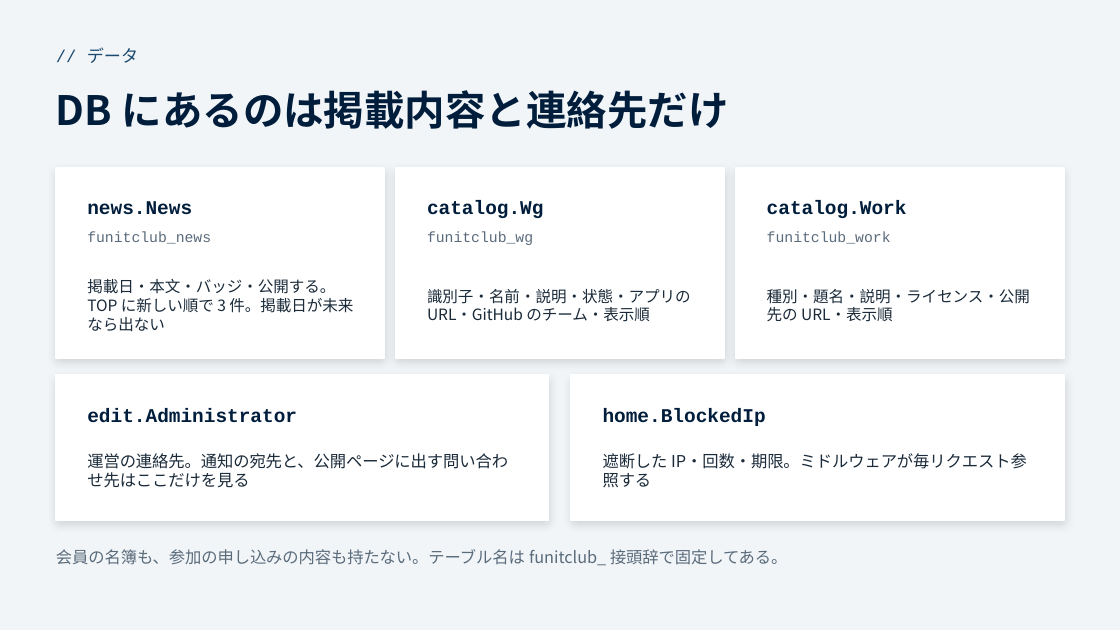
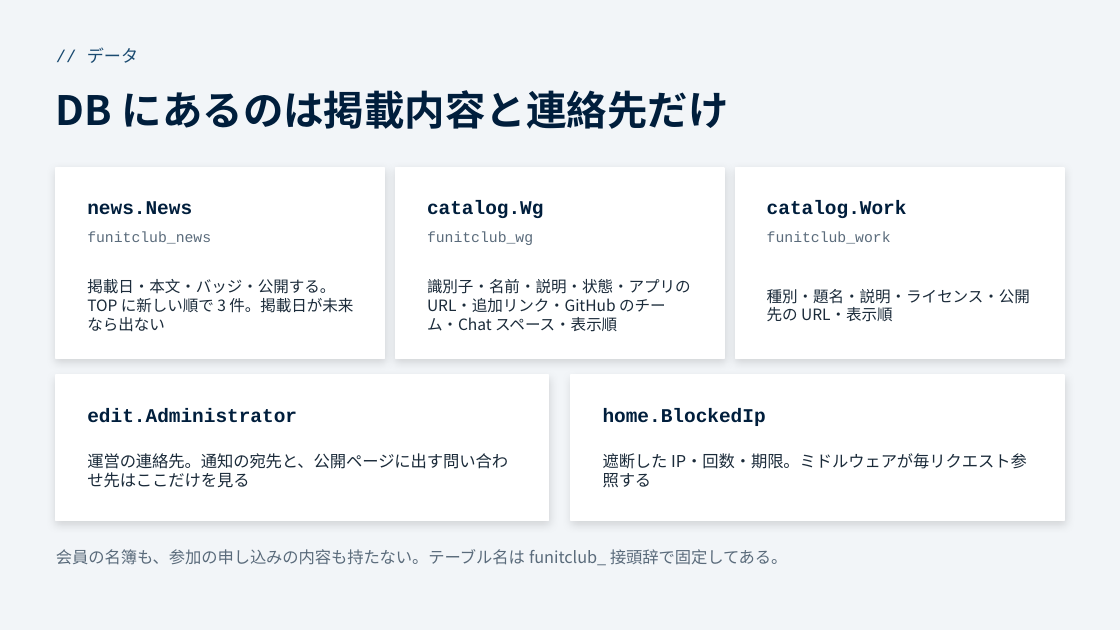
Before and after one commit to funITclub/homepage, a slide deck: slide 5 of static/guide/04_アプリケーション構成.pptx. Drawn at 1120x630 pixels with LibreOffice and Linux fonts; fonts in the diff are those of the drawing. Boxes give left, top, right and bottom in pixels: in the first picture for what was removed or moved away, otherwise in the second. Text is boxed around its words. In the diff, an @@ line names an element or a change of style, - is before the commit and + after.

```diff
--- a/static/guide/04_アプリケーション構成.pptx
+++ b/static/guide/04_アプリケーション構成.pptx
@@ text at [427, 279, 691, 332]: text changed @@
-識別子・名前・説明・状態・アプリの URL・GitHub のチーム・表示順
+識別子・名前・説明・状態・アプリの URL・追加リンク・GitHub のチーム・Chat スペース・表示順
```
Also in this commit, not shown: 1 other slide changed, 6 other files.
